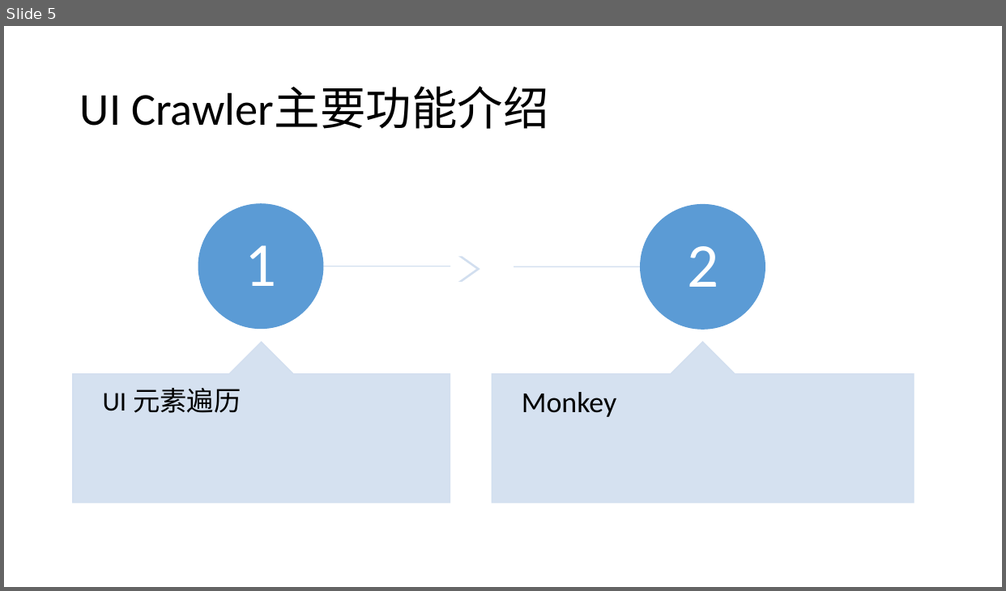
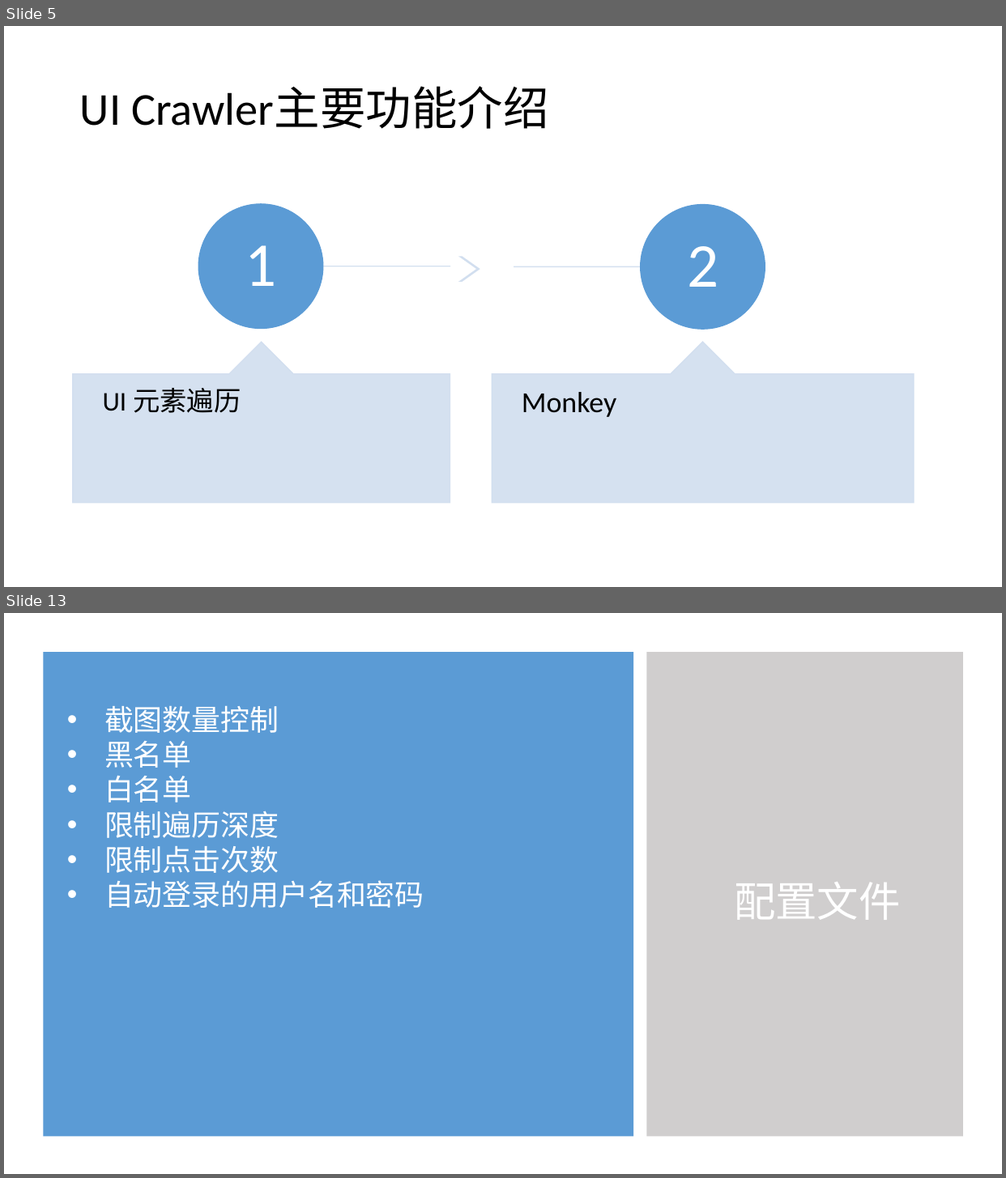
Before and after one commit to lgxqf/UICrawler, a slide deck: doc/UICrawler.pptx. Shown one above the other, each under a label of ours: slide 5 before the commit, slides 5 and 13 after it; the slides between them are not shown. The pictures are 1006x591 and 1006x1178 pixels, drawn with LibreOffice and Linux fonts; fonts in the diff are those of the drawing. Boxes give left, top, right and bottom in pixels: in the first picture for what was removed or moved away, otherwise in the second. Text is boxed around its words. In the diff, an @@ line names an element or a change of style, - is before the commit and + after.

```diff
--- a/doc/UICrawler.pptx
+++ b/doc/UICrawler.pptx
@@ slide 13 added at [4, 613, 1002, 1174], background #FFFFFF @@
@@ rectangle added at [43, 652, 633, 1136], fill #5B9BD5 @@
@@ rectangle added at [647, 652, 964, 1136], fill #D0CECE @@
@@ text added at [104, 706, 424, 908], 28 pt, text #FFFFFF @@
+• 截图数量控制
+• 黑名单
+• 白名单
+• 限制遍历深度
+• 限制点击次数
+• 自动登录的用户名和密码
@@ title added at [734, 882, 900, 920], 40 pt, text #FFFFFF @@
+配置文件
```
Also in this commit, not shown: 2 slides changed, 7 other slides added, 1 other file.
